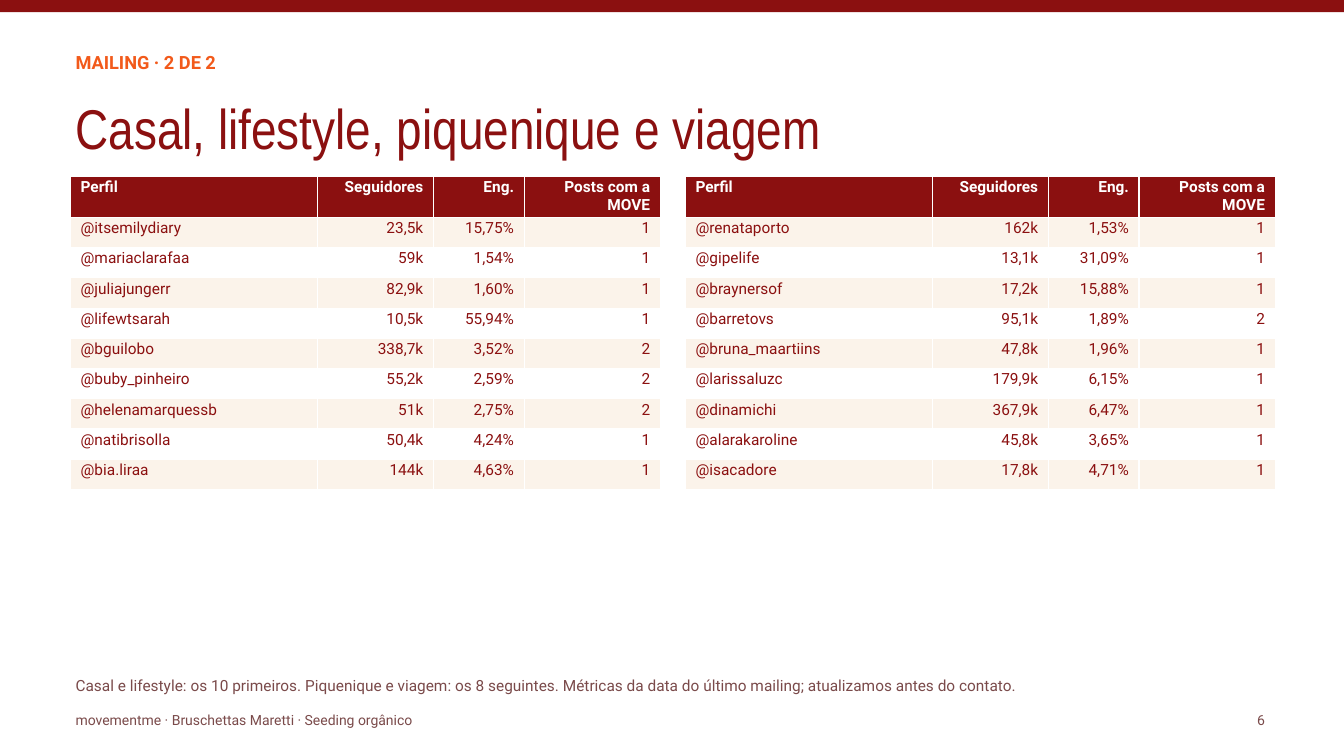
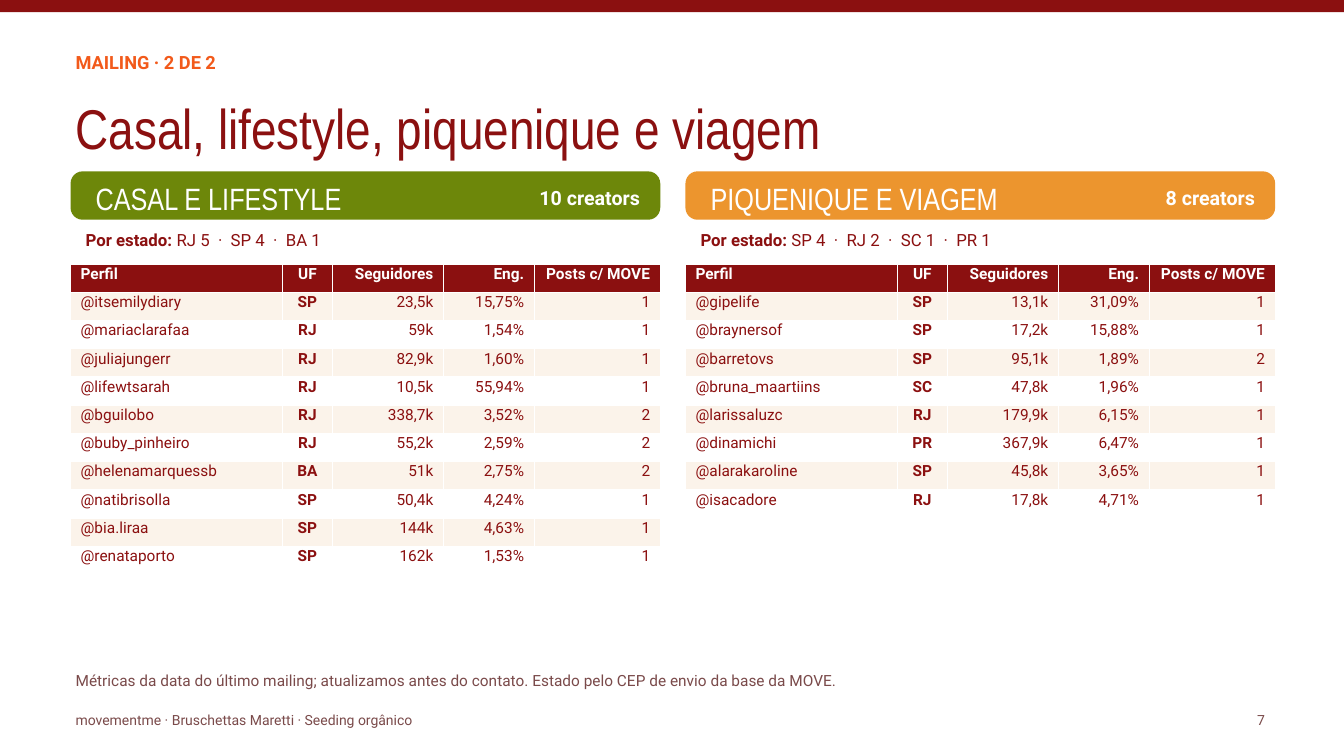
Before and after one commit to marinaparmera/move, a slide deck: slide 7 of MARETTI · Proposta de seeding · 2026-10.pptx (slide 6 before the commit). Drawn at 1344x756 pixels with LibreOffice and Linux fonts; fonts in the diff are those of the drawing. Boxes give left, top, right and bottom in pixels: in the first picture for what was removed or moved away, otherwise in the second. Text is boxed around its words. In the diff, an @@ line names an element or a change of style, - is before the commit and + after.

```diff
--- a/MARETTI · Proposta de seeding · 2026-10.pptx
+++ b/MARETTI · Proposta de seeding · 2026-10.pptx
@@ rounded rectangle added at (71, 171, 660, 220), fill #6D870A @@
@@ rounded rectangle added at (686, 171, 1275, 220), fill #EC952E @@
@@ text added at (96, 188, 341, 211), 22 pt, text #FFFFFF @@
+CASAL E LIFESTYLE
@@ text added at (539, 191, 640, 206), 14 pt, text #FFFFFF, bold @@
+10 creators
@@ text added at (711, 188, 998, 216), 22 pt, text #FFFFFF @@
+PIQUENIQUE E VIAGEM
@@ text added at (1166, 191, 1255, 205), 14 pt, text #FFFFFF, bold @@
+8 creators
@@ text added at (86, 233, 320, 246), 12 pt, text #8B1010 @@
+Por estado: RJ 5 · SP 4 · BA 1
@@ text added at (701, 233, 990, 246), 12 pt, text #8B1010 @@
+Por estado: SP 4 · RJ 2 · SC 1 · PR 1
@@ table at (71, 264, 660, 575) @@
-Perfil | Seguidores | Eng. | Posts com a MOVE
-@itsemilydiary | 23,5k | 15,75% | 1
-@mariaclarafaa | 59k | 1,54% | 1
-@juliajungerr | 82,9k | 1,60% | 1
-@lifewtsarah | 10,5k | 55,94% | 1
-@bguilobo | 338,7k | 3,52% | 2
-@buby_pinheiro | 55,2k | 2,59% | 2
-@helenamarquessb | 51k | 2,75% | 2
-@natibrisolla | 50,4k | 4,24% | 1
-@bia.liraa | 144k | 4,63% | 1
+Perfil | UF | Seguidores | Eng. | Posts c/ MOVE
+@itsemilydiary | SP | 23,5k | 15,75% | 1
+@mariaclarafaa | RJ | 59k | 1,54% | 1
+@juliajungerr | RJ | 82,9k | 1,60% | 1
+@lifewtsarah | RJ | 10,5k | 55,94% | 1
+@bguilobo | RJ | 338,7k | 3,52% | 2
+@buby_pinheiro | RJ | 55,2k | 2,59% | 2
+@helenamarquessb | BA | 51k | 2,75% | 2
+@natibrisolla | SP | 50,4k | 4,24% | 1
+@bia.liraa | SP | 144k | 4,63% | 1
+@renataporto | SP | 162k | 1,53% | 1
@@ table: place and size @@
-table at (71, 176, 660, 483)
+table at (71, 264, 660, 575)
@@ table at (686, 264, 1275, 518) @@
-Perfil | Seguidores | Eng. | Posts com a MOVE
-@renataporto | 162k | 1,53% | 1
-@gipelife | 13,1k | 31,09% | 1
-@braynersof | 17,2k | 15,88% | 1
-@barretovs | 95,1k | 1,89% | 2
-@bruna_maartiins | 47,8k | 1,96% | 1
-@larissaluzc | 179,9k | 6,15% | 1
-@dinamichi | 367,9k | 6,47% | 1
-@alarakaroline | 45,8k | 3,65% | 1
-@isacadore | 17,8k | 4,71% | 1
+Perfil | UF | Seguidores | Eng. | Posts c/ MOVE
+@gipelife | SP | 13,1k | 31,09% | 1
+@braynersof | SP | 17,2k | 15,88% | 1
+@barretovs | SP | 95,1k | 1,89% | 2
+@bruna_maartiins | SC | 47,8k | 1,96% | 1
+@larissaluzc | RJ | 179,9k | 6,15% | 1
+@dinamichi | PR | 367,9k | 6,47% | 1
+@alarakaroline | SP | 45,8k | 3,65% | 1
+@isacadore | RJ | 17,8k | 4,71% | 1
@@ table: place and size @@
-table at (686, 176, 1275, 483)
+table at (686, 264, 1275, 518)
@@ text at (76, 674, 836, 689): text changed @@
-Casal e lifestyle: os 10 primeiros. Piquenique e viagem: os 8 seguintes. Métricas da data do último mailing; atualizamos antes do contato.
+Métricas da data do último mailing; atualizamos antes do contato. Estado pelo CEP de envio da base da MOVE.
@@ text at (1257, 715, 1265, 725): text changed @@
-6
+7
```
Also in this commit, not shown: 13 other slides changed, 1 slide added.
